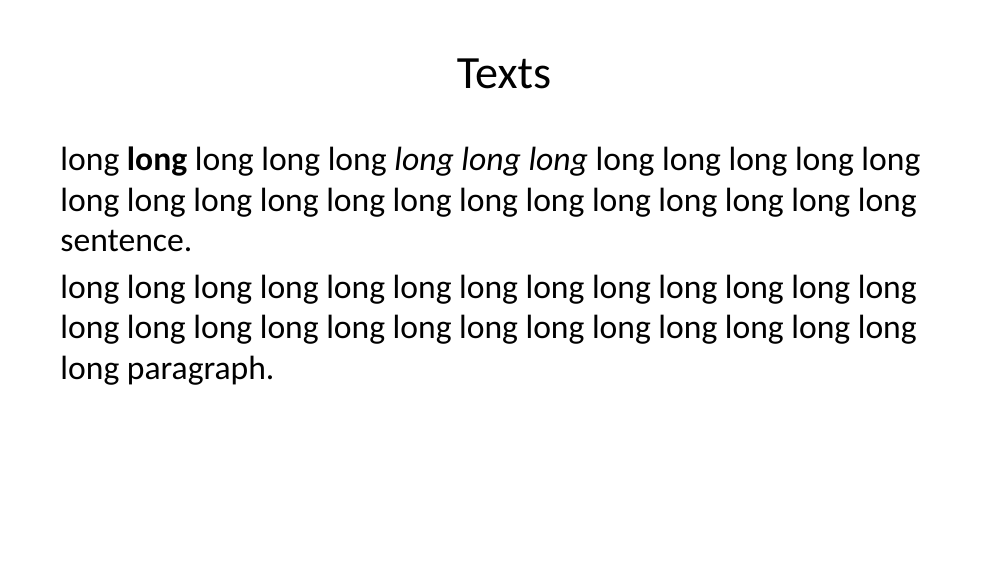
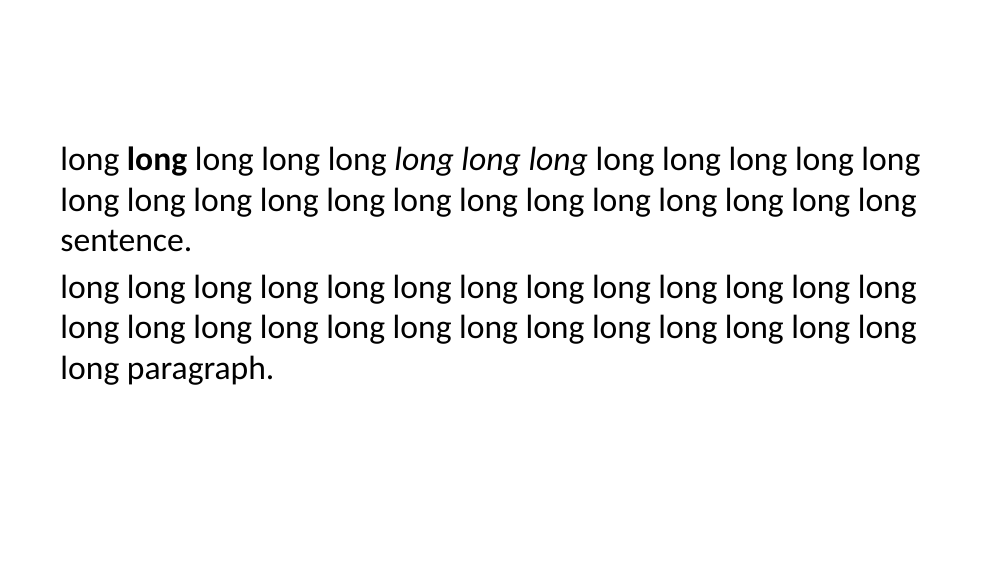
Before and after one commit to sun123zxy/sunquartex, a slide deck: slide 4 of examples/enpre.pptx (slide 3 before the commit). Drawn at 1008x567 pixels with LibreOffice and Linux fonts; fonts in the diff are those of the drawing. Boxes give left, top, right and bottom in pixels: in the first picture for what was removed or moved away, otherwise in the second. Text is boxed around its words. In the diff, an @@ line names an element or a change of style, - is before the commit and + after.

```diff
--- a/examples/enpre.pptx
+++ b/examples/enpre.pptx
@@ title removed at <box>457,58,551,89</box> @@
-Texts
```
Also in this commit, not shown: 7 other slides changed, 8 slides added, 39 other files.
